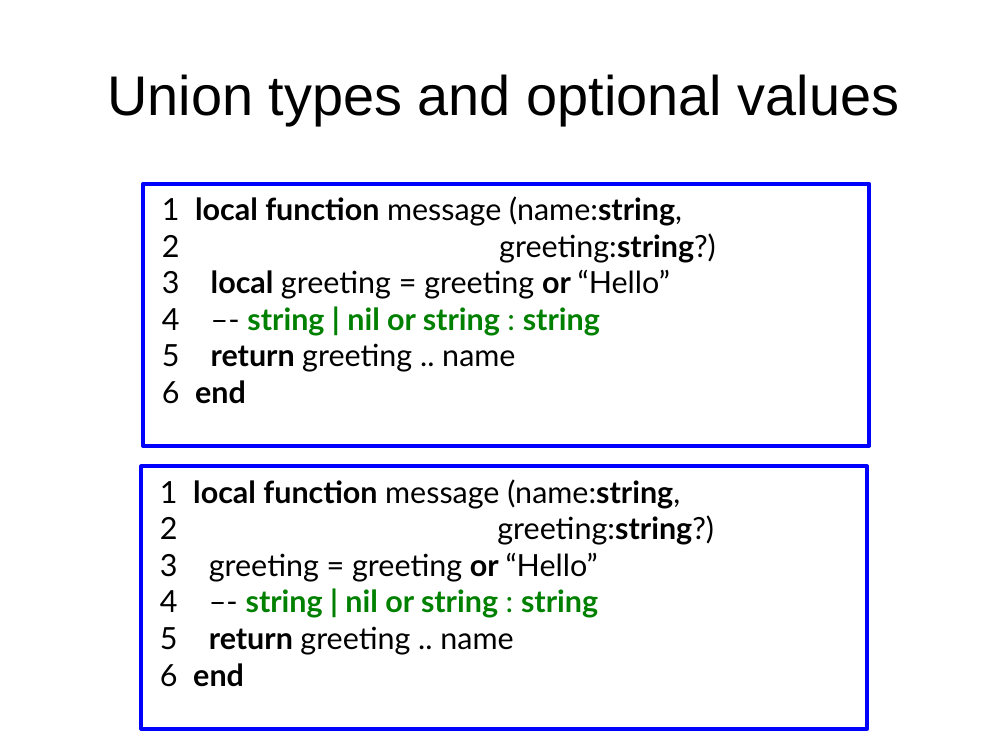
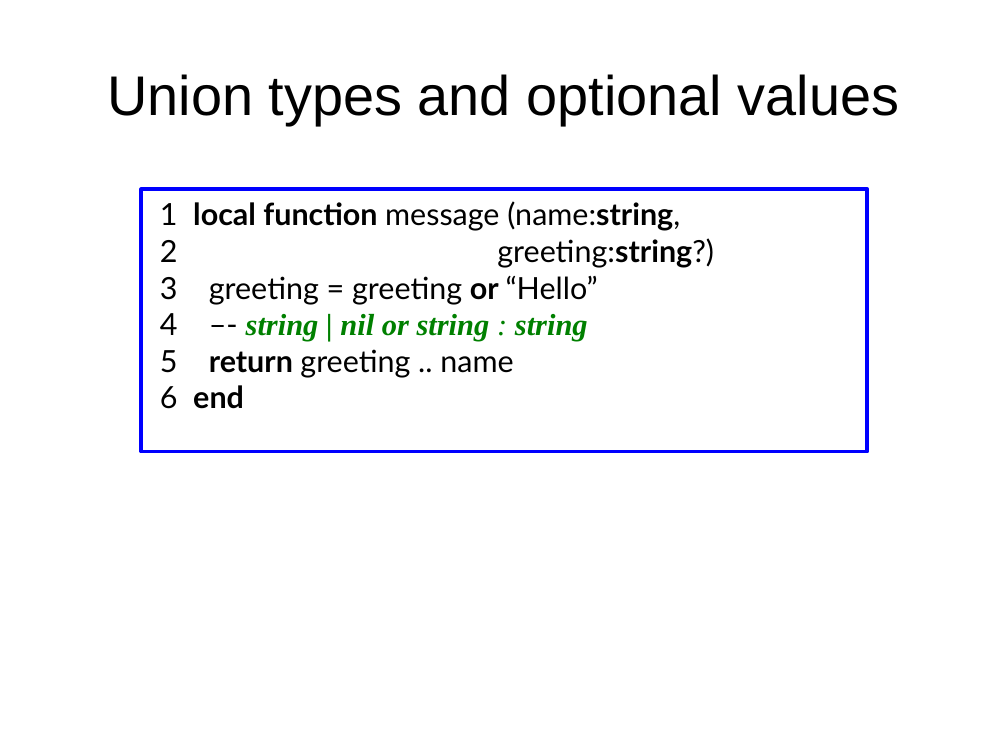
Before and after one commit to andremm/typedlua, a slide deck: slide 13 of doc/slides/dyla2014.odp. Drawn at 1008x756 pixels with LibreOffice and Linux fonts; fonts in the diff are those of the drawing. Boxes give left, top, right and bottom in pixels: in the first picture for what was removed or moved away, otherwise in the second. Text is boxed around its words. In the diff, an @@ line names an element or a change of style, - is before the commit and + after.

```diff
--- a/doc/slides/dyla2014.odp
+++ b/doc/slides/dyla2014.odp
@@ rectangle "1 local function message (name:string,": place and size @@
-rectangle "1 local function message (name:string," at (144,184,870,446)
+rectangle "1 local function message (name:string," at (142,189,868,452)
@@ text in rectangle at (160,276,598,305): text changed @@
-3 local greeting = greeting or “Hello”
+3 greeting = greeting or “Hello”
@@ text in rectangle at (160,313,588,342): font Lato to Times New Roman, italic on in "string | nil or string : string" @@
@@ rectangle removed at (142,466,868,729) @@
-1 local function message (name:string,
-2 greeting:string?)
-3 greeting = greeting or “Hello”
-4 –- string | nil or string : string
-5 return greeting .. name
-6 end
```
Also in this commit, not shown: 20 other slides changed.
